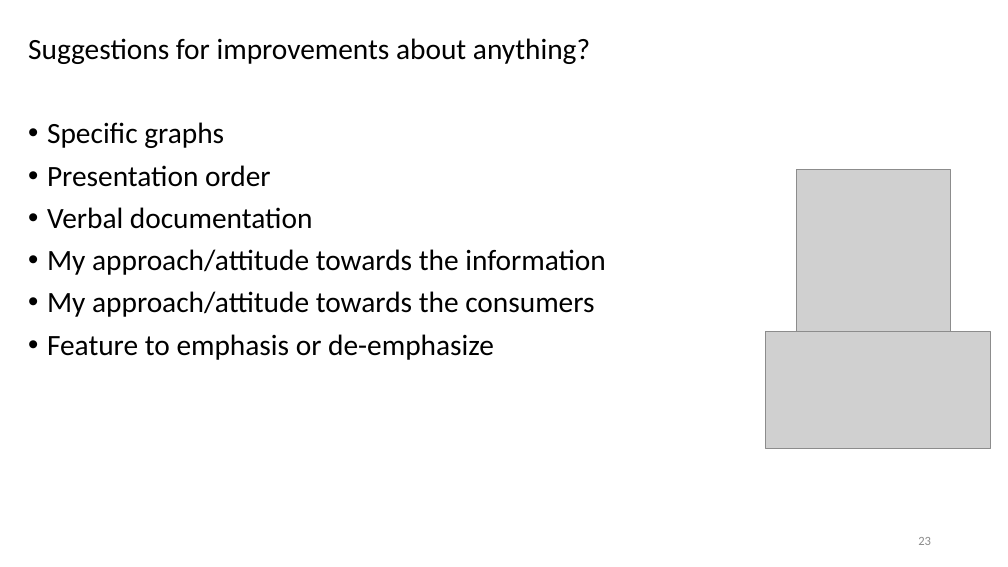
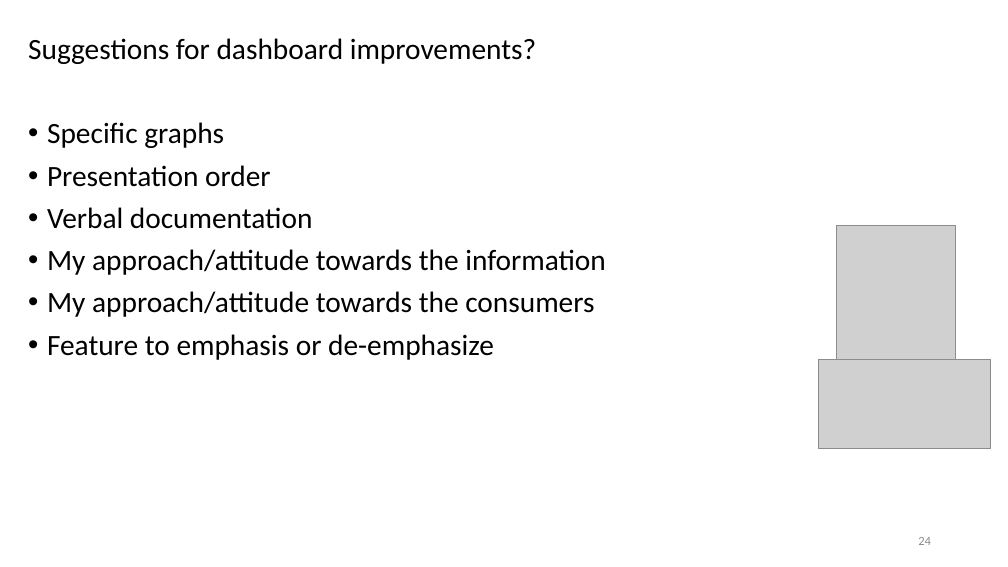
Before and after one commit to dss-ialh/displaying-health-data, a slide deck: slide 24 of documentation/products/beasley/dhd-2018-uvic-3-a-beasley-2018-11-29.pptx (slide 23 before the commit). Drawn at 1008x567 pixels with LibreOffice and Linux fonts; fonts in the diff are those of the drawing; grey boxes stand for pictures. Boxes give left, top, right and bottom in pixels: in the first picture for what was removed or moved away, otherwise in the second. Text is boxed around its words. In the diff, an @@ line names an element or a change of style, - is before the commit and + after.

```diff
--- a/documentation/products/beasley/dhd-2018-uvic-3-a-beasley-2018-11-29.pptx
+++ b/documentation/products/beasley/dhd-2018-uvic-3-a-beasley-2018-11-29.pptx
@@ text at [28, 38, 536, 64]: text changed @@
-Suggestions for improvements about anything?
+Suggestions for dashboard improvements?
@@ picture: place and size @@
-picture at [796, 169, 951, 376]
+picture at [837, 225, 956, 383]
@@ picture: place and size @@
-picture at [766, 332, 991, 448]
+picture at [819, 359, 991, 448]
@@ page number at [918, 537, 931, 545]: text changed @@
-23
+24
```
Also in this commit, not shown: 3 other slides changed, 3 slides added, 1 slide removed, 1 other file.
